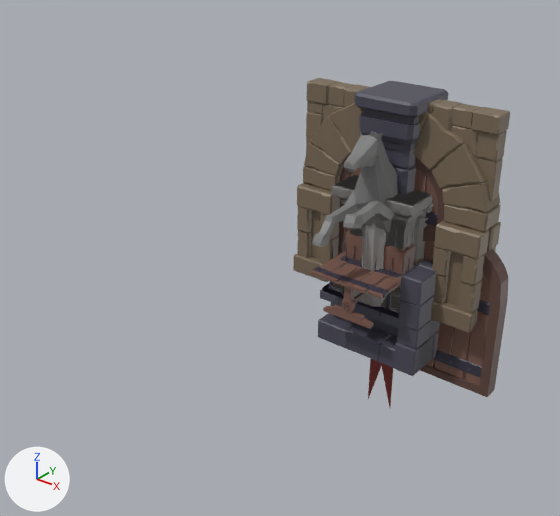
Before and after pictures for a commit that changed the glTF model models/dungeonAssets.glb.
One viewpoint serves both versions: a 50 mm lens placed at (7.0, -12.27, 7.49), pointed at (-0.57, -2.81, 1.63). The lights are fixed; the arrows at lower left show +X, +Y and +Z. The first picture is the older version. Where no turn or scale is listed for an object, it has been applied to the vertices.

The scene before the commit, as lines of its bpy script (objects in view):
```python
ob_arch_door = bpy.data.objects.new('Arch_Door', me_cube_013)
ob_arch_door.location = (0.0, 0.0, 0.0)
ob_column = bpy.data.objects.new('Column', me_cube_083)
ob_column.location = (0.0, 0.0, 0.0)
ob_floor_modular = bpy.data.objects.new('Floor_Modular', me_cube_031)
ob_floor_modular.location = (0.0, 0.0, 0.0)
ob_horse = bpy.data.objects.new('Horse', me_cylinder_012)
ob_horse.location = (0.0, 0.0, 0.0)
ob_pedestal = bpy.data.objects.new('Pedestal', me_cube_008)
ob_pedestal.location = (0.0, 0.0, 0.0)
ob_pedestal2 = bpy.data.objects.new('Pedestal2', me_cube_018)
ob_pedestal2.location = (0.0, 0.0, 0.0)
ob_stairs_modular = bpy.data.objects.new('Stairs_Modular', me_cube_016)
ob_stairs_modular.location = (0.0, 0.0, 0.0)
ob_stairs_sidecover = bpy.data.objects.new('Stairs_SideCover', me_cube_058)
ob_stairs_sidecover.location = (0.0, 0.0, 0.0)
ob_stairs_sidecoverwall = bpy.data.objects.new('Stairs_SideCoverWall', me_cube_069)
ob_stairs_sidecoverwall.location = (0.0, 0.0, 0.0)
# also in view: 'Table_Big' at (0.0, 0.05, 0.42); 'Arch_Door_bottompivot' at (0.0, 0.0, 1.59); 'Column2' at (0.0, 0.0, 2.04); 'Pedestal.001' at (0.0, 0.0, 1.1); 'Arch' at (0.0, -0.03, 2.01)
```
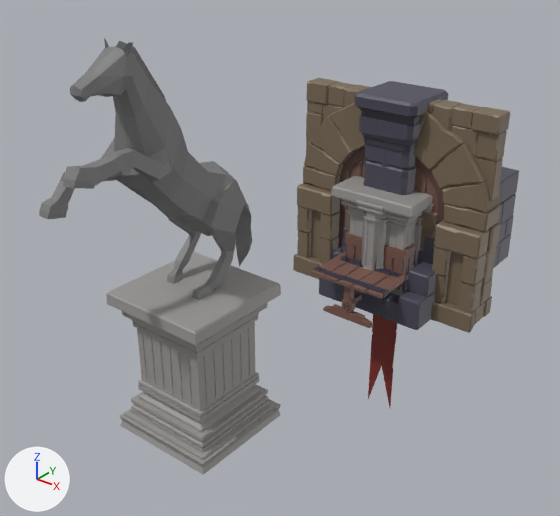
What differs and where, as boxes (x1, y1, x2, y2) in the pictures (560 x 516 px):
```json
{"object": "Pedestal", "change": "moved", "after": [106, 252, 281, 475], "on screen": "not visible before"}
{"object": "Horse", "change": "moved", "before": [312, 128, 398, 247], "after": [39, 38, 252, 300]}
{"object": "Arch_Door", "change": "moved", "before": [420, 227, 508, 397], "after": [344, 158, 426, 227], "on screen": "mostly hidden afterwards"}
{"object": "Stairs_SideCoverWall", "change": "moved", "before": [397, 259, 440, 373], "after": [493, 167, 519, 268]}
{"object": "Column2", "change": "moved", "before": [355, 81, 449, 166], "after": [355, 81, 448, 190]}
{"object": "Stairs_Modular", "change": "moved", "before": [318, 302, 398, 368], "after": [319, 227, 423, 323]}
{"object": "Pedestal2", "change": "moved", "before": [331, 175, 433, 313], "after": [331, 176, 433, 296]}
{"object": "Stairs_SideCover", "change": "moved", "before": [394, 320, 440, 376], "after": [397, 237, 437, 330]}
{"object": "Floor_Modular", "change": "moved", "before": [320, 288, 403, 327], "on screen": "not visible afterwards"}
{"object": "Banner_wall", "change": "unchanged, uncovered by the edit", "before": [368, 358, 393, 407], "after": [368, 314, 397, 407]}
```

The change, as JSON lines over the scene's bpy script:
```json
{"op": "set", "path": "ob_pedestal.location", "old": "(0.0, 0.0, 0.0)", "new": "(-0.01, -5.45, 0.0)"}
{"op": "set", "path": "ob_horse.location", "old": "(0.0, 0.0, 0.0)", "new": "(-0.07, -5.39, 2.3)"}
{"op": "set", "path": "ob_stairs_sidecover.location", "old": "(0.0, 0.0, 0.0)", "new": "(0.0, 0.0, 1.01)"}
{"op": "set", "path": "ob_arch_door.location", "old": "(0.0, 0.0, 0.0)", "new": "(-1.2, 0.0, 1.46)"}
{"op": "set", "path": "ob_stairs_sidecoverwall.location", "old": "(0.0, 0.0, 0.0)", "new": "(0.0, 2.0, 1.01)"}
{"op": "set", "path": "ob_floor_modular.location", "old": "(0.0, 0.0, 0.0)", "new": "(0.0, 0.0, 0.13)"}
{"op": "set", "path": "ob_stairs_modular.location", "old": "(0.0, 0.0, 0.0)", "new": "(0.0, 0.0, 1.01)"}
{"op": "set", "path": "ob_pedestal2.location", "old": "(0.0, 0.0, 0.0)", "new": "(0.0, 0.0, -0.02)"}
{"op": "set", "path": "ob_column2.location", "old": "(0.0, 0.0, 0.0)", "new": "(0.0, 0.0, -0.01)"}
```
